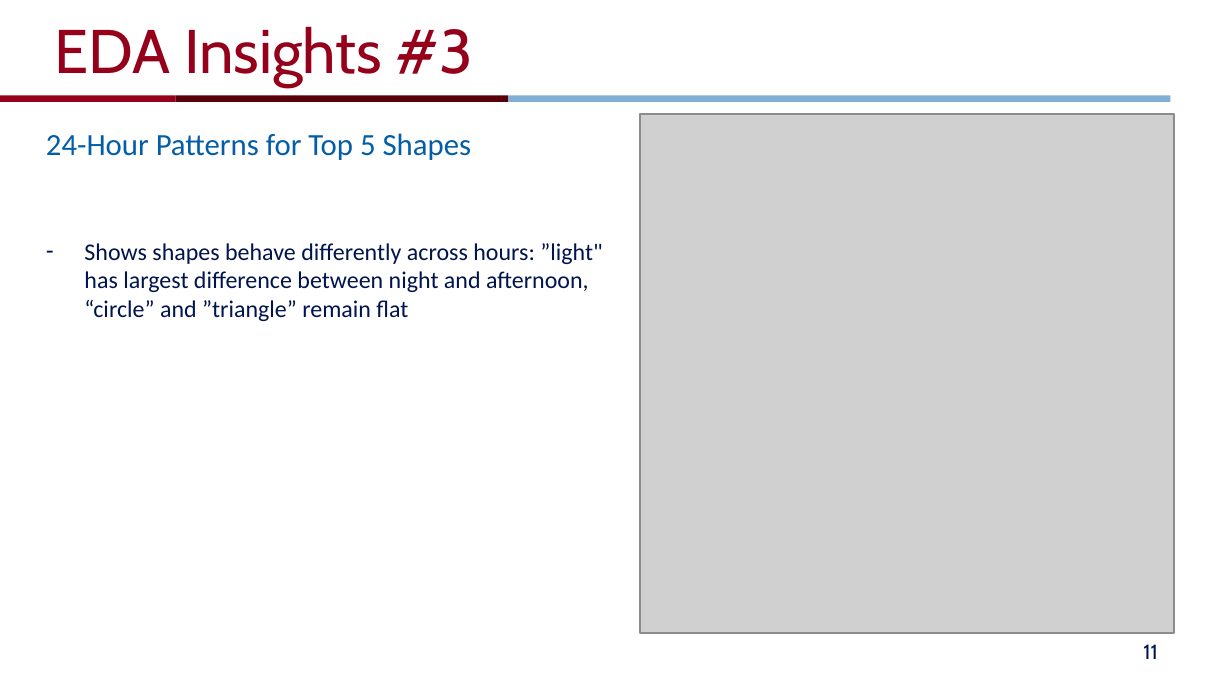
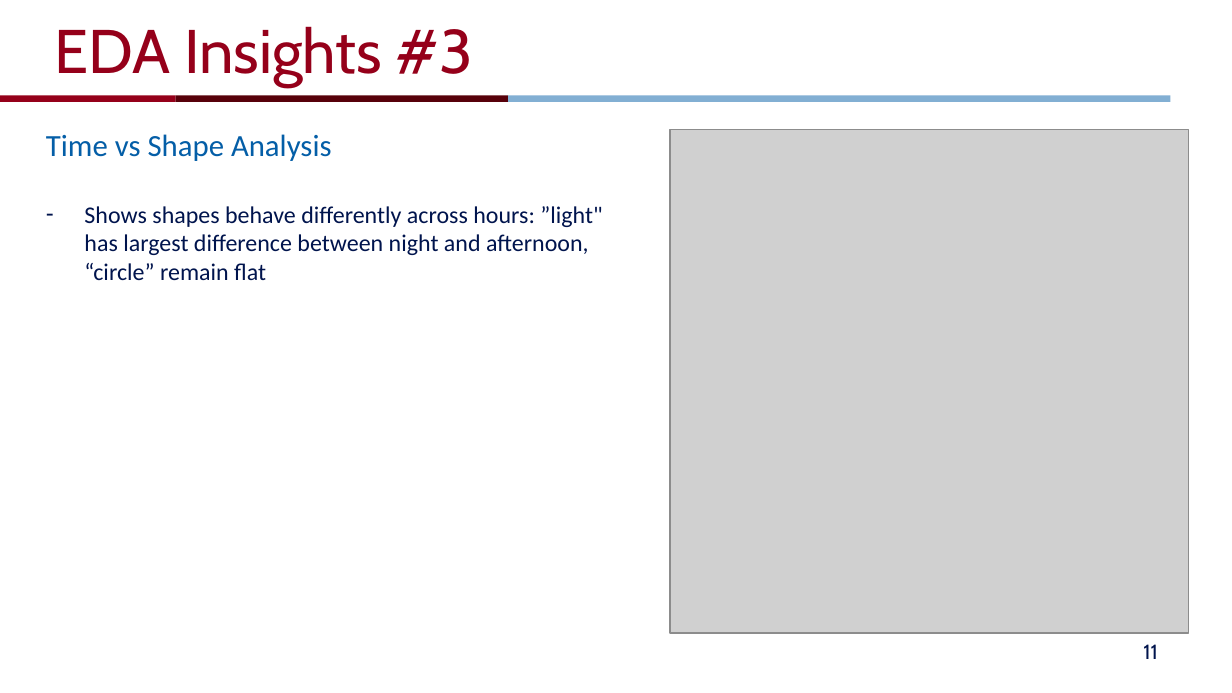
Before and after one commit to jingyig16/ufo-sightings, a slide deck: slide 11 of pre.pptx. Drawn at 1232x693 pixels with LibreOffice and Linux fonts; fonts in the diff are those of the drawing; grey boxes stand for pictures; background and template pictures are left out. Boxes give left, top, right and bottom in pixels: in the first picture for what was removed or moved away, otherwise in the second. Text is boxed around its words. In the diff, an @@ line names an element or a change of style, - is before the commit and + after.

```diff
--- a/pre.pptx
+++ b/pre.pptx
@@ text at bbox=[46, 134, 602, 280]: text changed @@
-24-Hour Patterns for Top 5 Shapes
-– Shows shapes behave differently across hours: ”light" has largest difference between night and afternoon, “circle” and ”triangle” remain flat
+Time vs Shape Analysis
+– Shows shapes behave differently across hours: ”light" has largest difference between night and afternoon, “circle” remain flat
@@ picture: place and size @@
-picture at bbox=[641, 115, 1175, 633]
+picture at bbox=[670, 129, 1189, 633]
```
Also in this commit, not shown: 2 other slides changed, 1 slide removed.
